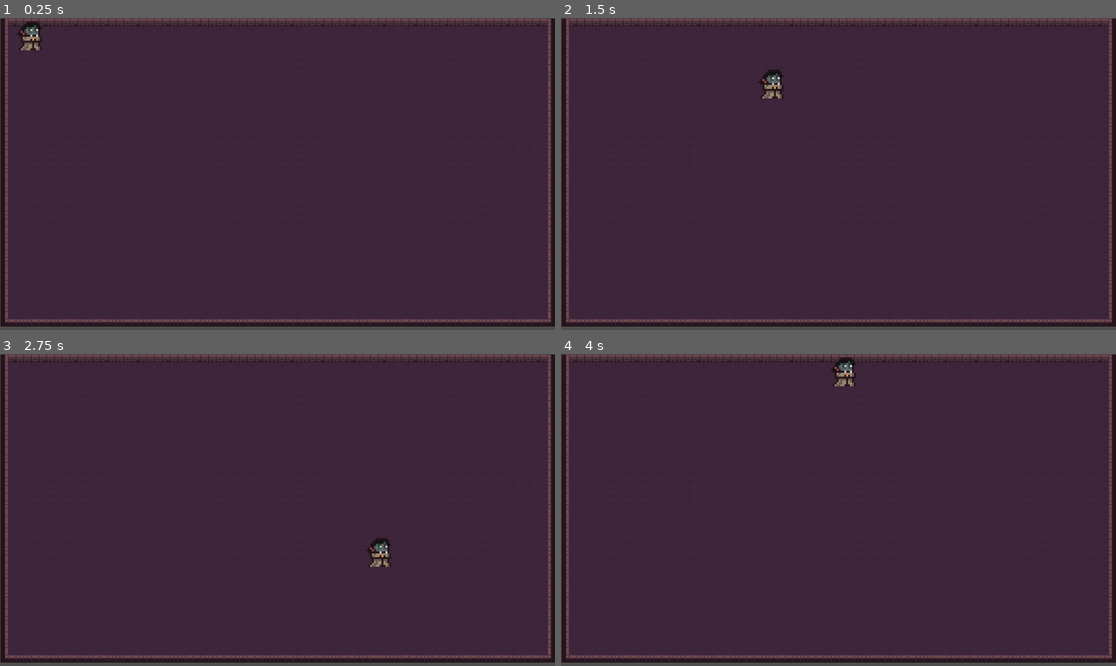
Above: before the commit, frames 1-4 (two rows, left to right).
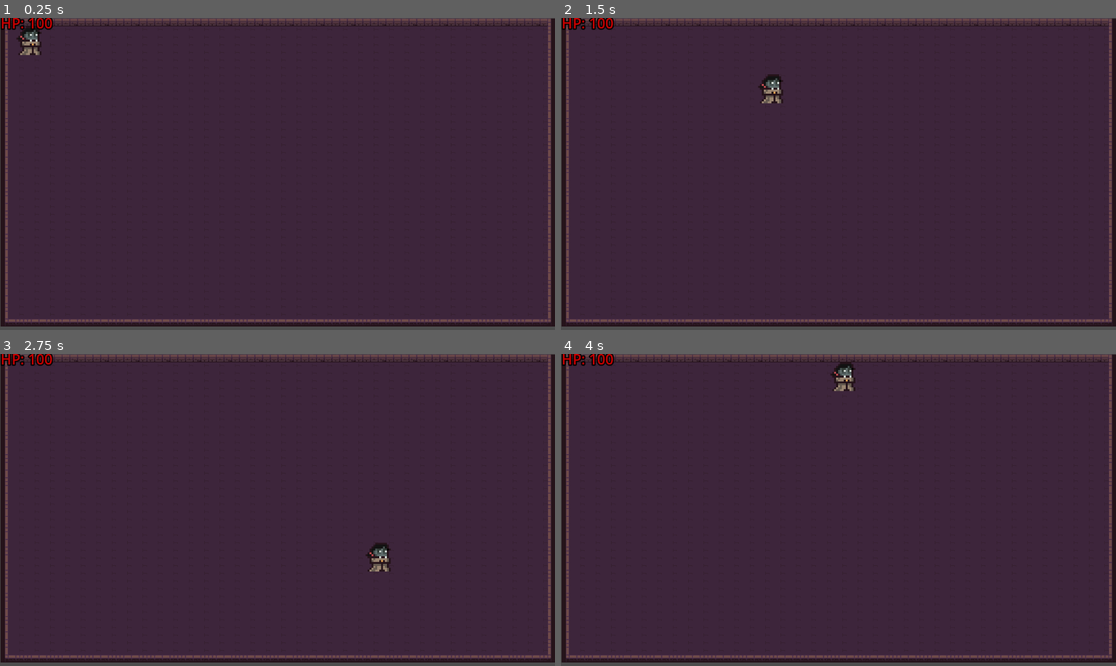
Above: after the commit, the same moments.

Repository: Unnamed-Roguelike-Game/Game
Game: Godot game, scene res://Game.tscn
Two runs of this game, one before a commit and one after it. Both use one fixed random seed, a clock stepped at 60 frames per second and the inputs below.
Inputs:
- Up to frame 1 (0.25 s): no input
- Up to frame 2 (1.5 s): tap Enter at 0.5 s; hold D (right) 0.53-1.28 s; hold S (down) from 1.28 s (still down)
- Up to frame 3 (2.75 s): release S (down) at 2.03 s; hold D (right) from 2.03 s (still down)
- Up to frame 4 (4 s): release D (right) at 2.78 s; hold W (up) 2.78-3.53 s; hold A (left) from 3.53 s (still down)

The runs differ from the first frame. In frame 1, 0.5% of the frame differs, in the area x 0-10%, y 0-13%; in frame 2, 0.6%, in the area x 0-41%, y 0-28%; in frame 3, 0.6%; in frame 4, 0.6%.

Commit message:
Added a Canvas Layer for General UI. Added the HP label node to the UI Canvas Layer. Added HP.gd script that matches the displayed HP to the HP of the player.

Diff:
--- a/Unnamed Roguelike Game/Game.tscn
+++ b/Unnamed Roguelike Game/Game.tscn
@@ -1,14 +1,30 @@
-[gd_scene load_steps=3 format=3 uid="uid://b8po4tfjlujc8"]
+[gd_scene load_steps=4 format=3 uid="uid://ck7dgjuf7h6os"]
 
-[ext_resource type="PackedScene" uid="uid://bxrc5aulpi3wk" path="res://Room.tscn" id="1_2tscc"]
+[ext_resource type="PackedScene" path="res://Room.tscn" id="1_2tscc"]
 [ext_resource type="PackedScene" uid="uid://b06g5m8ciufci" path="res://Player.tscn" id="2_5qbtk"]
+[ext_resource type="Script" path="res://HP.gd" id="3_emkpw"]
 
 [node name="Game" type="Node2D"]
 
 [node name="Room" parent="." instance=ExtResource("1_2tscc")]
 
-[node name="Player" parent="." instance=ExtResource("2_5qbtk")]
+[node name="Camera2D" type="Camera2D" parent="."]
+position = Vector2(559, 323)
+
+[node name="Player" type="Node2D" parent="."]
+
+[node name="Player" parent="Player" instance=ExtResource("2_5qbtk")]
 position = Vector2(46, 38)
 
-[node name="Camera2D" type="Camera2D" parent="."]
-position = Vector2(559, 323)
+[node name="UI" type="CanvasLayer" parent="."]
+
+[node name="HP" type="Label" parent="UI"]
+offset_left = 1.0
+offset_top = -11.0
+offset_right = 99.0
+offset_bottom = 44.0
+theme_override_colors/font_color = Color(1, 0, 0, 0.780392)
+theme_override_colors/font_outline_color = Color(0, 0, 0, 0.937255)
+theme_override_constants/outline_size = 10
+theme_override_font_sizes/font_size = 30
+script = ExtResource("3_emkpw")
--- /dev/null
+++ b/Unnamed Roguelike Game/HP.gd
@@ -0,0 +1,11 @@
+extends Label
+
+
+# Called when the node enters the scene tree for the first time.
+func _ready():
+	pass # Replace with function body.
+
+
+# Called every frame. 'delta' is the elapsed time since the previous frame.
+func _process(delta):
+	text = "HP: " + str(get_node("../../Player/Player").get("player_health"))
--- a/Unnamed Roguelike Game/Player.gd
+++ b/Unnamed Roguelike Game/Player.gd
@@ -2,7 +2,7 @@
 
 var player_speed = 500.0
 
-var player_health = 100
+@onready var player_health = 100
 
 func _physics_process(delta):
 
--- a/Unnamed Roguelike Game/Player.tscn
+++ b/Unnamed Roguelike Game/Player.tscn
@@ -27,7 +27,6 @@
 script = ExtResource("1_mnvdn")
 
 [node name="CollisionShape2D" type="CollisionShape2D" parent="."]
-position = Vector2(2, 4)
 shape = SubResource("CapsuleShape2D_lacq0")
 
 [node name="AnimatedSprite2D" type="AnimatedSprite2D" parent="."]
